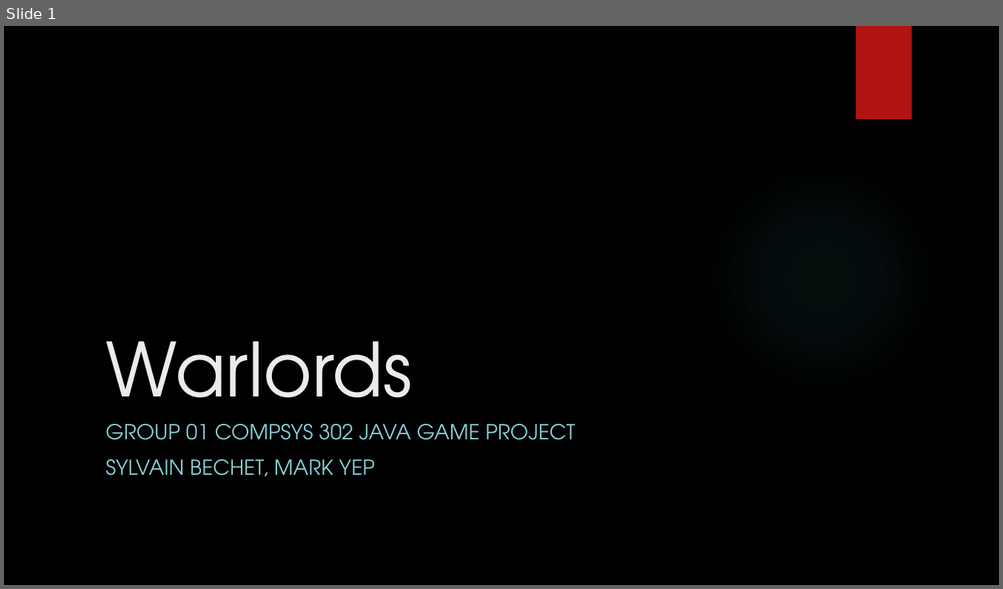
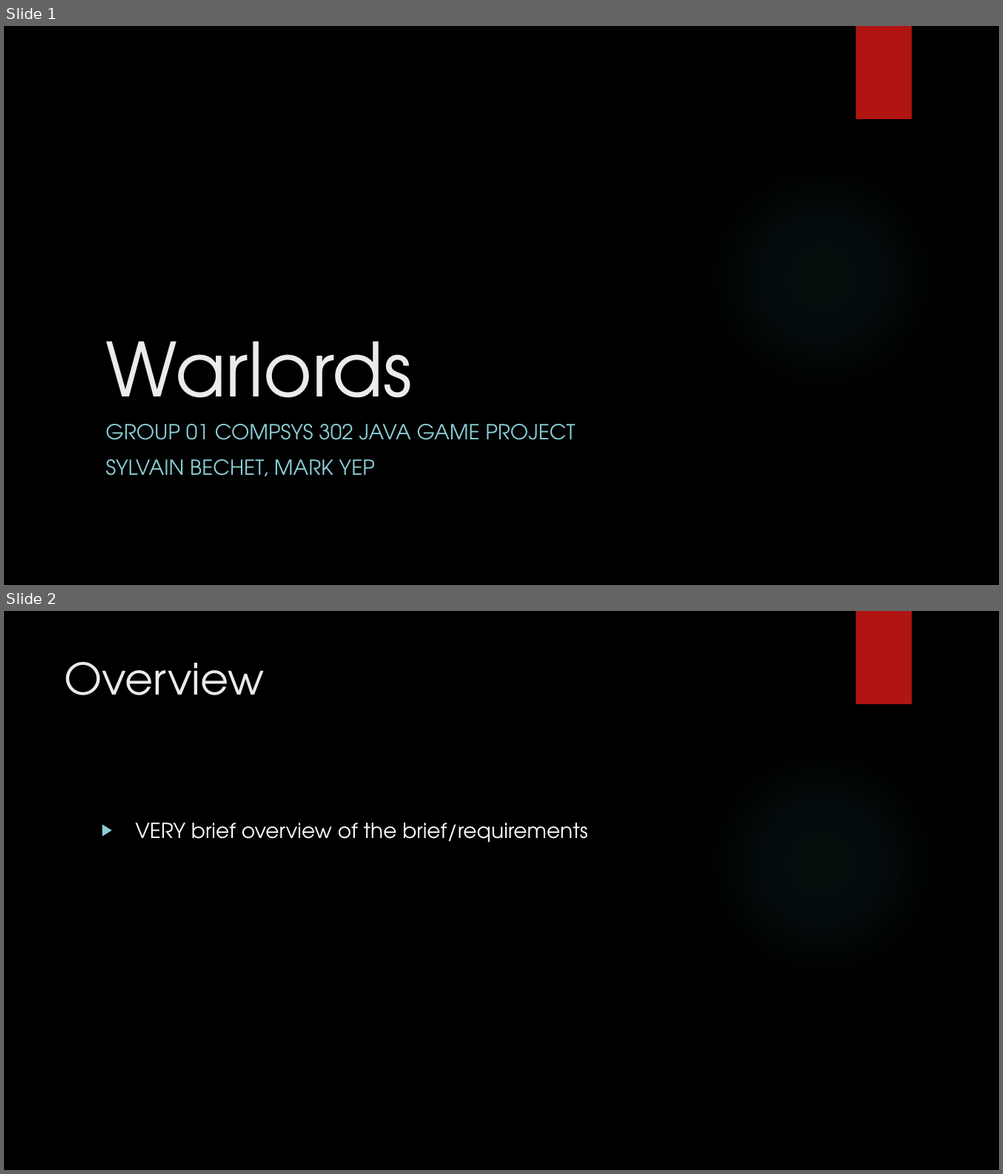
Before and after one commit to nz-Mark-Y/JavaGameProject, a slide deck: Group 01 Final Submission Presentation.pptx. Shown one above the other, each under a label of ours: slide 1 before the commit, slides 1 and 2 after it. The pictures are 1003x589 and 1003x1174 pixels, drawn with LibreOffice and Linux fonts; fonts in the diff are those of the drawing; background and template pictures are left out. Boxes give left, top, right and bottom in pixels: in the first picture for what was removed or moved away, otherwise in the second. Text is boxed around its words. In the diff, an @@ line names an element or a change of style, - is before the commit and + after.

```diff
--- a/Group 01 Final Submission Presentation.pptx
+++ b/Group 01 Final Submission Presentation.pptx
@@ slide 2 added at [4,611,999,1170], background picture (left out); not listed: 2 template elements that a slide beside it also shows @@
@@ title added at [64,661,264,695], 42 pt, text #EBEBEB @@
+Overview
@@ text added at [135,823,587,843], 20 pt, text #FFFFFF @@
+▶ VERY brief overview of the brief/requirements
```
Also in this commit, not shown: 5 other slides added, 1 slide removed.
